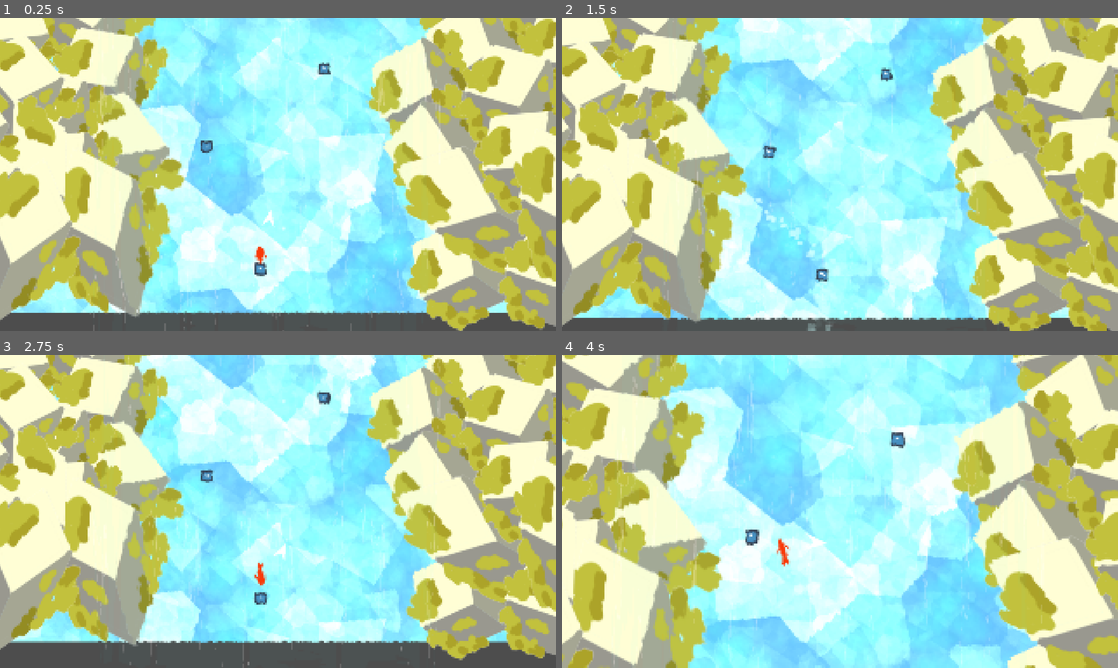
Above: before the commit, frames 1-4 (two rows, left to right).
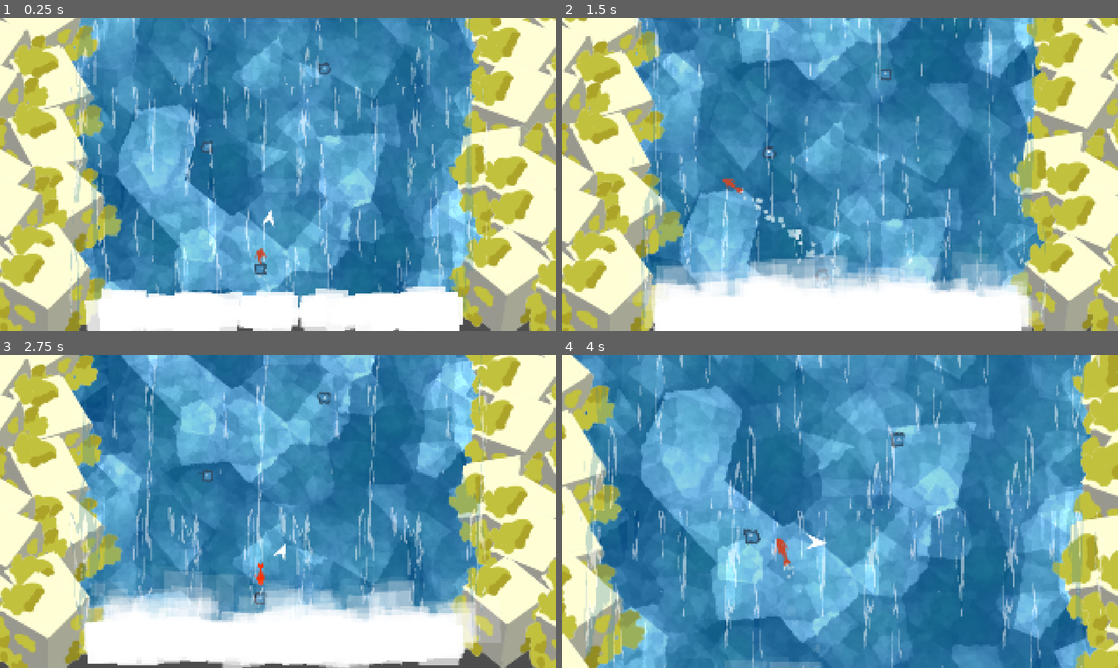
Above: after the commit, the same moments.

Repository: ojaskavathe/cascade
Game: Godot game, scene res://game.tscn
Two runs of this game, one before a commit and one after it. Both use one fixed random seed, a clock stepped at 60 frames per second and the inputs below. The engine's default icon, where the game draws it, is replaced by a stand-in: a white triangle on a blue panel in a dark square.
Inputs (mouse positions are in pixels of both pictures, inside the frame that each line leads up to):
- Up to frame 1 (0.25 s): no input
- Up to frame 2 (1.5 s): move the mouse to (962, 158) at 0.52 s; hold Space (jump) 0.53-1.28 s; hold D (right) from 0.53 s (still down); move the mouse to (728, 190) at 1.27 s; tap Space (jump) at 1.35 s
- Up to frame 3 (2.75 s): tap Space (jump) at 1.52, 1.82 s; move the mouse to (333, 442) at 2.02 s; release D (right) at 2.03 s; hold A (left) from 2.03 s (still down); hold Space (jump) from 2.03 s (still down)
- Up to frame 4 (4 s): move the mouse to (812, 574) at 2.77 s; release A (left) at 2.78 s; release Space (jump) at 2.78 s; hold D (right) from 2.78 s (still down); tap Space (jump) at 2.85, 3.02, 3.32 s; move the mouse to (1006, 558) at 3.52 s; hold Space (jump) from 3.53 s (still down)

The runs differ from the first frame. In frame 1, 92% of the frame differs, in the area x 0-100%, y 0-100%; in frame 2, 92%; in frame 3, 91%; in frame 4, 97%.

Commit message:
Waterfall stuff

Diff:
--- a/assets/shader/watefall.gdshader
+++ b/assets/shader/watefall.gdshader
@@ -66,8 +66,5 @@
 	color.a = mix(0.0, color.a, step(UV.x + vertical_edge_mask.x * 0.2, 0.92)); // Right edge
 	color.a = mix(color.a, 0.0, step(UV.x - vertical_edge_mask.x * 0.2, 0.08)); // Left edge
 
-	color.a = mix(0.0, color.a, step(UV.y + water_edge.y * 0.1, 0.95));  //Bottom edge
-	color.a = mix(color.a, 0.0, step(UV.y - water_edge.y * 0.05, 0.05)); //Top edge
-
 	COLOR = color;
 }
--- /dev/null
+++ b/entity/object/foam.tscn
@@ -0,0 +1,26 @@
+[gd_scene load_steps=2 format=3 uid="uid://ba2n4nf5j2cpv"]
+
+[sub_resource type="Gradient" id="Gradient_tow7n"]
+colors = PackedColorArray(1, 1, 1, 1, 1, 1, 1, 0)
+
+[node name="Foam" type="CPUParticles2D"]
+z_index = 10
+position = Vector2(640, 720)
+amount = 400
+emission_shape = 3
+emission_rect_extents = Vector2(400, 1)
+spread = 180.0
+gravity = Vector2(0, -160)
+initial_velocity_min = 20.0
+initial_velocity_max = 80.0
+radial_accel_min = 20.0
+radial_accel_max = 40.0
+tangential_accel_min = 10.0
+tangential_accel_max = 20.0
+damping_min = 6.0
+damping_max = 20.0
+angle_min = -5.0
+angle_max = 5.0
+scale_amount_min = 10.0
+scale_amount_max = 100.0
+color_ramp = SubResource("Gradient_tow7n")
--- /dev/null
+++ b/entity/object/rocks.tscn
@@ -0,0 +1,71 @@
+[gd_scene load_steps=2 format=3 uid="uid://468m7kol4t1"]
+
+[ext_resource type="Texture2D" uid="uid://c6mxwkdp6ri3e" path="res://assets/rock.png" id="1_wkciu"]
+
+[node name="Rocks" type="Node2D"]
+
+[node name="Rock10" type="Sprite2D" parent="."]
+position = Vector2(-24, 54)
+rotation = -0.58705
+texture = ExtResource("1_wkciu")
+
+[node name="Rock" type="Sprite2D" parent="."]
+position = Vector2(85.3944, 84.2917)
+rotation = 0.223386
+scale = Vector2(1, 1)
+texture = ExtResource("1_wkciu")
+
+[node name="Rock3" type="Sprite2D" parent="."]
+position = Vector2(-10.6056, 150.292)
+rotation = -0.164716
+texture = ExtResource("1_wkciu")
+
+[node name="Rock2" type="Sprite2D" parent="."]
+position = Vector2(105.394, 236.292)
+rotation = 0.498356
+texture = ExtResource("1_wkciu")
+
+[node name="Rock4" type="Sprite2D" parent="."]
+position = Vector2(-25, 249)
+rotation = -0.188821
+texture = ExtResource("1_wkciu")
+
+[node name="Rock6" type="Sprite2D" parent="."]
+position = Vector2(-59, 385)
+rotation = -0.676705
+texture = ExtResource("1_wkciu")
+
+[node name="Rock5" type="Sprite2D" parent="."]
+position = Vector2(96, 375)
+rotation = 0.555821
+scale = Vector2(1, 1)
+texture = ExtResource("1_wkciu")
+
+[node name="Rock7" type="Sprite2D" parent="."]
+position = Vector2(141, 499)
+rotation = 0.208753
+texture = ExtResource("1_wkciu")
+
+[node name="Rock8" type="Sprite2D" parent="."]
+position = Vector2(-8, 455)
+rotation = 0.00559744
+texture = ExtResource("1_wkciu")
+
+[node name="Rock11" type="Sprite2D" parent="."]
+position = Vector2(18, 525)
+rotation = -0.14556
+texture = ExtResource("1_wkciu")
+
+[node name="Rock9" type="Sprite2D" parent="."]
+position = Vector2(103, 646)
+rotation = 0.410074
+texture = ExtResource("1_wkciu")
+
+[node name="Rock13" type="Sprite2D" parent="."]
+position = Vector2(-59, 647)
+rotation = 0.161101
+texture = ExtResource("1_wkciu")
+
+[node name="Rock12" type="Sprite2D" parent="."]
+position = Vector2(117, 690)
+texture = ExtResource("1_wkciu")
--- a/entity/player/player.tscn
+++ b/entity/player/player.tscn
@@ -10,8 +10,8 @@
 radius = 36.0
 
 [sub_resource type="Gradient" id="Gradient_wsqn7"]
-offsets = PackedFloat32Array(0)
-colors = PackedColorArray(0.83, 1, 1, 1)
+offsets = PackedFloat32Array(0, 1e-05)
+colors = PackedColorArray(0.83, 1, 1, 1, 1, 1, 1, 1)
 
 [sub_resource type="GradientTexture2D" id="GradientTexture2D_37fvg"]
 gradient = SubResource("Gradient_wsqn7")
--- a/entity/waterfall/waterfall.gdshader
+++ /dev/null
@@ -1,73 +0,0 @@
-shader_type canvas_item;
-
-uniform vec2 scale;
-uniform float zoom; // Used for sprite script. Don't edit this value in the inspector.
-
-uniform sampler2D refraction_map: repeat_enable;
-uniform sampler2D water_mask: repeat_enable;
-
-uniform vec2 gap_stretch = vec2(0.8, 0.05);
-uniform vec2 refraction_stretch = vec2(2.0, 0.8);
-uniform float refraction_strength : hint_range(0.0, 0.5) = 0.2;
-
-uniform vec4 water_tint: source_color = vec4(0.2, 0.6, 1.0, 0.1);
-uniform vec4 water_highlight: source_color = vec4(1.0, 1.0, 1.0, 0.3);
-uniform float speed = 0.5;
-uniform float flow_gaps : hint_range(0.0, 1.0) = 0.33;
-uniform float highlight_width : hint_range(0.0, 0.3) = 0.02;
-
-uniform sampler2D SCREEN_TEXTURE: hint_screen_texture, filter_linear_mipmap;
-
-void fragment()
-{
-	// Get the two noise textures and make them move on the y axis. The gaps move twice as fast as the refraction, but you can tweak this by changing (speed * 0.5)
-	vec2 refraction_offset = texture(refraction_map, vec2(UV.x, UV.y + -TIME * speed * 0.5) * scale * refraction_stretch).xy;
-	vec2 gap_mask = texture(water_mask, vec2(UV.x, UV.y + -TIME * speed) * scale * gap_stretch).xy;
-
-	// Set values between -0.5 and 0.5 (instead of 0 and 1). Otherwise the reflection will move whith increased refraction_strength
-	refraction_offset -= 0.5;
-
-	// Get the screen texture and distort it
-	vec4 refraction = texture(SCREEN_TEXTURE, SCREEN_UV - refraction_offset * refraction_strength * zoom);
-
-	// Create holes and apply colors and textures //
-	vec4 color = vec4(1.0);
-
-	// Define what values will be the water highlight color (the gap border)
-	float inner_edge = flow_gaps + highlight_width;
-
-	// See if the pixel is within the edges range and use the water colors alpha to blend between showing color or refraction texture.
-	if (gap_mask.x < inner_edge)
-	{
-		color.rgb = mix(refraction.rgb, water_highlight.rgb, water_highlight.a);
-	}
-	else
-	{
-		color.rgb = mix(refraction.rgb, water_tint.rgb, water_tint.a);
-	}
-
-	// If the value is below the gap threshhold make it transparent (a gap)
-	if (gap_mask.x < flow_gaps)
-	{
-		color.a = 0.0;
-	}
-
-
-	// Crate Edge Shape //
-
-	// Set the shape for the top and bottom edges. Use water_mask as shape but with other values to flatten it out horizontally.
-	vec2 water_edge = texture(water_mask, vec2(UV.x, UV.y + -TIME * 0.1) * scale * vec2(0.15, 0.6)).xy;
-	water_edge -= 0.5;
-
-	// Use the same mask as for the gaps for left and right edge.
-	vec2 vertical_edge_mask = gap_mask - 0.5;
-
-	// Apply the new masks to the edges. This will make the wobble effect.
-	color.a = mix(0.0, color.a, step(UV.x + vertical_edge_mask.x * 0.2, 0.92)); // Right edge
-	color.a = mix(color.a, 0.0, step(UV.x - vertical_edge_mask.x * 0.2, 0.08)); // Left edge
-
-	color.a = mix(0.0, color.a, step(UV.y + water_edge.y * 0.1, 0.95));  //Bottom edge
-	color.a = mix(color.a, 0.0, step(UV.y - water_edge.y * 0.05, 0.05)); //Top edge
-
-	COLOR = color;
-}
--- a/entity/waterfall/waterfall.tscn
+++ b/entity/waterfall/waterfall.tscn
@@ -17,15 +17,15 @@
 [sub_resource type="ShaderMaterial" id="ShaderMaterial_jwthj"]
 shader = ExtResource("1_uaryd")
 shader_parameter/scale = Vector2(5, 5)
-shader_parameter/zoom = 0.374577
+shader_parameter/zoom = 0.561231
 shader_parameter/gap_stretch = Vector2(0.8, 0.05)
 shader_parameter/refraction_stretch = Vector2(2, 0.8)
 shader_parameter/refraction_strength = 0.008
-shader_parameter/water_tint = Color(0.2, 0.733333, 1, 0.368627)
-shader_parameter/water_highlight = Color(1, 1, 1, 0.658824)
+shader_parameter/water_tint = Color(0.2, 0.513726, 0.654902, 0.27451)
+shader_parameter/water_highlight = Color(1, 1, 1, 0.501961)
 shader_parameter/speed = 1.1
 shader_parameter/flow_gaps = 0.22
-shader_parameter/highlight_width = 0.02
+shader_parameter/highlight_width = 0.04
 shader_parameter/refraction_map = SubResource("NoiseTexture2D_hqa1d")
 shader_parameter/water_mask = SubResource("NoiseTexture2D_31dha")
 
--- a/entity/waterfall/waterfall_background.tscn
+++ b/entity/waterfall/waterfall_background.tscn
@@ -1,7 +1,21 @@
-[gd_scene load_steps=11 format=3 uid="uid://bohi4cl1p4ipa"]
+[gd_scene load_steps=15 format=3 uid="uid://bohi4cl1p4ipa"]
 
 [ext_resource type="Shader" path="res://assets/shader/pan.gdshader" id="1_8apah"]
 [ext_resource type="Shader" path="res://assets/shader/pan_add.gdshader" id="1_ql1qe"]
+[ext_resource type="Shader" path="res://assets/shader/pan_mul.gdshader" id="1_ue130"]
+
+[sub_resource type="ShaderMaterial" id="ShaderMaterial_vjt7s"]
+shader = ExtResource("1_ue130")
+shader_parameter/speed = Vector2(0, -1)
+
+[sub_resource type="Gradient" id="Gradient_6g36d"]
+offsets = PackedFloat32Array(0, 0.00649351)
+colors = PackedColorArray(0, 0.568627, 0.270588, 0.501961, 0, 0.372549, 0.486275, 0.509804)
+
+[sub_resource type="GradientTexture2D" id="GradientTexture2D_8m2w8"]
+gradient = SubResource("Gradient_6g36d")
+width = 1280
+height = 720
 
 [sub_resource type="ShaderMaterial" id="ShaderMaterial_37jl8"]
 shader = ExtResource("1_ql1qe")
@@ -46,6 +60,11 @@
 
 [node name="WaterfallBackground" type="Node2D"]
 
+[node name="Multiply" type="Sprite2D" parent="."]
+material = SubResource("ShaderMaterial_vjt7s")
+texture = SubResource("GradientTexture2D_8m2w8")
+centered = false
+
 [node name="Overlay" type="Sprite2D" parent="."]
 material = SubResource("ShaderMaterial_37jl8")
 texture = SubResource("NoiseTexture2D_mvyda")
--- a/level/debug_0.tscn
+++ b/level/debug_0.tscn
@@ -1,114 +1,15 @@
-[gd_scene load_steps=16 format=3 uid="uid://ctjtcrv6lr21"]
+[gd_scene load_steps=11 format=3 uid="uid://clyk282cyamie"]
 
-[ext_resource type="PackedScene" uid="uid://v743cd1td7ir" path="res://entity/object/jump_point.tscn" id="4_acxa1"]
-[ext_resource type="PackedScene" uid="uid://cnb5n82ek6hwi" path="res://entity/object/bottom_kill_zone.tscn" id="4_ohvmd"]
-[ext_resource type="PackedScene" path="res://entity/waterfall/waterfall_background.tscn" id="4_vcpn8"]
-[ext_resource type="PackedScene" uid="uid://db6esycu3r0ut" path="res://entity/waterfall/waterfall.tscn" id="5_fw8eb"]
-[ext_resource type="Shader" path="res://assets/shader/pixelate.gdshader" id="6_w3gqr"]
-[ext_resource type="Texture2D" uid="uid://c6mxwkdp6ri3e" path="res://assets/rock.png" id="7_58dig"]
-
-[sub_resource type="Shader" id="Shader_tp7pu"]
-code = "shader_type canvas_item;
-
-uniform vec2 scale;
-uniform float zoom; // Used for sprite script. Don't edit this value in the inspector.
-
-uniform sampler2D refraction_map: repeat_enable;
-uniform sampler2D water_mask: repeat_enable;
-
-uniform vec2 gap_stretch = vec2(0.8, 0.05);
-uniform vec2 refraction_stretch = vec2(2.0, 0.8);
-uniform float refraction_strength : hint_range(0.0, 0.5) = 0.2;
-
-uniform vec4 water_tint: source_color = vec4(0.2, 0.6, 1.0, 0.1);
-uniform vec4 water_highlight: source_color = vec4(1.0, 1.0, 1.0, 0.3);
-uniform float speed = 0.5;
-uniform float flow_gaps : hint_range(0.0, 1.0) = 0.33;
-uniform float highlight_width : hint_range(0.0, 0.3) = 0.02;
-
-uniform sampler2D SCREEN_TEXTURE: hint_screen_texture, filter_linear_mipmap;
-
-void fragment()
-{
-	// Get the two noise textures and make them move on the y axis. The gaps move twice as fast as the refraction, but you can tweak this by changing (speed * 0.5)
-	vec2 refraction_offset = texture(refraction_map, vec2(UV.x, UV.y + -TIME * speed * 0.5) * scale * refraction_stretch).xy;
-	vec2 gap_mask = texture(water_mask, vec2(UV.x, UV.y + -TIME * speed) * scale * gap_stretch).xy;
-
-	// Set values between -0.5 and 0.5 (instead of 0 and 1). Otherwise the reflection will move whith increased refraction_strength
-	refraction_offset -= 0.5;
-
-	// Get the screen texture and distort it
-	vec4 refraction = texture(SCREEN_TEXTURE, SCREEN_UV - refraction_offset * refraction_strength * zoom);
-
-	// Create holes and apply colors and textures //
-	vec4 color = vec4(1.0);
-
-	// Define what values will be the water highlight color (the gap border)
-	float inner_edge = flow_gaps + highlight_width;
-
-	// See if the pixel is within the edges range and use the water colors alpha to blend between showing color or refraction texture.
-	if (gap_mask.x < inner_edge)
-	{
-		color.rgb = mix(refraction.rgb, water_highlight.rgb, water_highlight.a);
-	}
-	else
-	{
-		color.rgb = mix(refraction.rgb, water_tint.rgb, water_tint.a);
-	}
-
-	// If the value is below the gap threshhold make it transparent (a gap)
-	if (gap_mask.x < flow_gaps)
-	{
-		color.a = 0.0;
-	}
-
-
-	// Crate Edge Shape //
-
-	// Set the shape for the top and bottom edges. Use water_mask as shape but with other values to flatten it out horizontally.
-	vec2 water_edge = texture(water_mask, vec2(UV.x, UV.y + -TIME * 0.1) * scale * vec2(0.15, 0.6)).xy;
-	water_edge -= 0.5;
-
-	// Use the same mask as for the gaps for left and right edge.
-	vec2 vertical_edge_mask = gap_mask - 0.5;
-
-	// Apply the new masks to the edges. This will make the wobble effect.
-	color.a = mix(0.0, color.a, step(UV.x + vertical_edge_mask.x * 0.2, 0.92)); // Right edge
-	color.a = mix(color.a, 0.0, step(UV.x - vertical_edge_mask.x * 0.2, 0.08)); // Left edge
-
-	color.a = mix(0.0, color.a, step(UV.y + water_edge.y * 0.1, 0.95));  //Bottom edge
-	color.a = mix(color.a, 0.0, step(UV.y - water_edge.y * 0.05, 0.05)); //Top edge
-
-	COLOR = color;
-}"
-
-[sub_resource type="FastNoiseLite" id="FastNoiseLite_suqgc"]
-
-[sub_resource type="NoiseTexture2D" id="NoiseTexture2D_hqa1d"]
-noise = SubResource("FastNoiseLite_suqgc")
-
-[sub_resource type="FastNoiseLite" id="FastNoiseLite_v8kov"]
-
-[sub_resource type="NoiseTexture2D" id="NoiseTexture2D_31dha"]
-noise = SubResource("FastNoiseLite_v8kov")
-
-[sub_resource type="ShaderMaterial" id="ShaderMaterial_b0sun"]
-shader = SubResource("Shader_tp7pu")
-shader_parameter/scale = Vector2(5, 5)
-shader_parameter/zoom = 0.235969
-shader_parameter/gap_stretch = Vector2(0.8, 0.05)
-shader_parameter/refraction_stretch = Vector2(2, 0.8)
-shader_parameter/refraction_strength = 0.008
-shader_parameter/water_tint = Color(0.2, 1, 0.973333, 0.0313726)
-shader_parameter/water_highlight = Color(1, 1, 1, 0.3)
-shader_parameter/speed = 1.1
-shader_parameter/flow_gaps = 0.22
-shader_parameter/highlight_width = 0.02
-shader_parameter/refraction_map = SubResource("NoiseTexture2D_hqa1d")
-shader_parameter/water_mask = SubResource("NoiseTexture2D_31dha")
+[ext_resource type="PackedScene" uid="uid://v743cd1td7ir" path="res://entity/object/jump_point.tscn" id="1_menrk"]
+[ext_resource type="PackedScene" uid="uid://db6esycu3r0ut" path="res://entity/waterfall/waterfall.tscn" id="2_xpit8"]
+[ext_resource type="Shader" path="res://assets/shader/pixelate.gdshader" id="3_fia7y"]
+[ext_resource type="PackedScene" uid="uid://bohi4cl1p4ipa" path="res://entity/waterfall/waterfall_background.tscn" id="4_15rjf"]
+[ext_resource type="PackedScene" uid="uid://ba2n4nf5j2cpv" path="res://entity/object/foam.tscn" id="5_r1cte"]
+[ext_resource type="PackedScene" uid="uid://cnb5n82ek6hwi" path="res://entity/object/bottom_kill_zone.tscn" id="6_ptu0k"]
+[ext_resource type="PackedScene" uid="uid://468m7kol4t1" path="res://entity/object/rocks.tscn" id="7_5scwj"]
 
 [sub_resource type="ShaderMaterial" id="ShaderMaterial_0v5xe"]
-shader = ExtResource("6_w3gqr")
+shader = ExtResource("3_fia7y")
 shader_parameter/x = 320
 shader_parameter/y = 180
 
@@ -122,26 +23,26 @@
 
 [node name="Debug0" type="Node2D"]
 
-[node name="Spawn" parent="." groups=["spawn_point"] instance=ExtResource("4_acxa1")]
+[node name="Spawn" parent="." groups=["spawn_point"] instance=ExtResource("1_menrk")]
 position = Vector2(602, 620)
 
-[node name="JumpPoint2" parent="." instance=ExtResource("4_acxa1")]
+[node name="JumpPoint2" parent="." instance=ExtResource("1_menrk")]
 position = Vector2(479, 338)
 
-[node name="JumpPoint3" parent="." instance=ExtResource("4_acxa1")]
+[node name="JumpPoint3" parent="." instance=ExtResource("1_menrk")]
 position = Vector2(748, 159)
 
-[node name="JumpPoint4" parent="." instance=ExtResource("4_acxa1")]
+[node name="JumpPoint4" parent="." instance=ExtResource("1_menrk")]
 position = Vector2(401, -19)
 
-[node name="waterfall" parent="." instance=ExtResource("5_fw8eb")]
+[node name="waterfall" parent="." instance=ExtResource("2_xpit8")]
 z_index = 2
-material = SubResource("ShaderMaterial_b0sun")
-position = Vector2(612.11, 338.74)
-scale = Vector2(6.669, 7.523)
+position = Vector2(640, 360)
+scale = Vector2(8, 5.6)
 metadata/_edit_lock_ = true
 
 [node name="PixelPostProcess" type="CanvasLayer" parent="."]
+layer = 100
 
 [node name="ColorRect" type="ColorRect" parent="PixelPostProcess"]
 material = SubResource("ShaderMaterial_0v5xe")
@@ -152,10 +53,12 @@
 grow_vertical = 2
 metadata/_edit_use_anchors_ = true
 
-[node name="WaterfallBackground" parent="." instance=ExtResource("4_vcpn8")]
+[node name="WaterfallBackground" parent="." instance=ExtResource("4_15rjf")]
 z_index = -2
 
-[node name="BottomKillzone" parent="." instance=ExtResource("4_ohvmd")]
+[node name="Foam" parent="." instance=ExtResource("5_r1cte")]
+
+[node name="BottomKillzone" parent="." instance=ExtResource("6_ptu0k")]
 position = Vector2(0, 714)
 
 [node name="Bounds" type="StaticBody2D" parent="."]
@@ -169,141 +72,7 @@
 position = Vector2(0, 648)
 shape = SubResource("WorldBoundaryShape2D_5m7jm")
 
-[node name="rocks" type="Node2D" parent="."]
+[node name="Rocks" parent="." instance=ExtResource("7_5scwj")]
 
-[node name="Rock" type="Sprite2D" parent="rocks"]
-position = Vector2(220, 42)
-texture = ExtResource("7_58dig")
-
-[node name="Rock2" type="Sprite2D" parent="rocks"]
-position = Vector2(258, 179)
-rotation = -0.358175
-texture = ExtResource("7_58dig")
-
-[node name="Rock3" type="Sprite2D" parent="rocks"]
-position = Vector2(264, 345)
-rotation = 0.503223
-scale = Vector2(1.25068, 0.960358)
-texture = ExtResource("7_58dig")
-
-[node name="Rock5" type="Sprite2D" parent="rocks"]
-position = Vector2(127.513, 272.315)
-rotation = -0.232656
-texture = ExtResource("7_58dig")
-
-[node name="Rock6" type="Sprite2D" parent="rocks"]
-position = Vector2(165.513, 409.315)
-rotation = -0.590831
-texture = ExtResource("7_58dig")
-
-[node name="Rock4" type="Sprite2D" parent="rocks"]
-position = Vector2(260, 540)
-rotation = -0.275386
-scale = Vector2(0.975559, 1.61553)
-texture = ExtResource("7_58dig")
-
-[node name="Rock14" type="Sprite2D" parent="rocks"]
-position = Vector2(5.72784, 78.2446)
-rotation = 0.682377
-texture = ExtResource("7_58dig")
-
-[node name="Rock15" type="Sprite2D" parent="rocks"]
-position = Vector2(43.7278, 215.245)
-rotation = 0.324202
-texture = ExtResource("7_58dig")
-
-[node name="Rock16" type="Sprite2D" parent="rocks"]
-position = Vector2(49.7279, 381.245)
-rotation = 1.1856
-scale = Vector2(1.25068, 0.960358)
-texture = ExtResource("7_58dig")
-
-[node name="Rock17" type="Sprite2D" parent="rocks"]
-position = Vector2(-86.7593, 308.56)
-rotation = 0.449721
-texture = ExtResource("7_58dig")
-
-[node name="Rock18" type="Sprite2D" parent="rocks"]
-position = Vector2(-48.7593, 445.56)
-rotation = 0.0915458
-texture = ExtResource("7_58dig")
-
-[node name="Rock19" type="Sprite2D" parent="rocks"]
-position = Vector2(45.7278, 576.245)
-rotation = 0.406991
-scale = Vector2(0.975559, 1.61553)
-texture = ExtResource("7_58dig")
-
-[node name="Rock7" type="Sprite2D" parent="rocks"]
-position = Vector2(1077.17, -32.2296)
-rotation = -0.777113
-texture = ExtResource("7_58dig")
-
-[node name="Rock8" type="Sprite2D" parent="rocks"]
-position = Vector2(1115.17, 104.77)
-rotation = -1.13529
-texture = ExtResource("7_58dig")
-
-[node name="Rock9" type="Sprite2D" parent="rocks"]
-position = Vector2(1121.17, 270.77)
-rotation = -0.27389
-scale = Vector2(1.25068, 0.960358)
-texture = ExtResource("7_58dig")
-
-[node name="Rock10" type="Sprite2D" parent="rocks"]
-position = Vector2(984.683, 198.086)
-rotation = -1.00977
-texture = ExtResource("7_58dig")
-
-[node name="Rock13" type="Sprite2D" parent="rocks"]
-position = Vector2(1077, 616)
-rotation = -0.952852
-texture = ExtResource("7_58dig")
-
-[node name="Rock11" type="Sprite2D" parent="rocks"]
-position = Vector2(1022.68, 335.086)
-rotation = -1.36794
-texture = ExtResource("7_58dig")
-
-[node name="Rock12" type="Sprite2D" parent="rocks"]
-position = Vector2(1117.17, 465.77)
-rotation = -1.0525
-scale = Vector2(0.975559, 1.61553)
-texture = ExtResource("7_58dig")
-
-[node name="Rock20" type="Sprite2D" parent="rocks"]
-position = Vector2(1289.17, -6.22958)
-rotation = -0.0194154
-texture = ExtResource("7_58dig")
-
-[node name="Rock21" type="Sprite2D" parent="rocks"]
-position = Vector2(1327.17, 130.77)
-rotation = -0.377591
-texture = ExtResource("7_58dig")
-
-[node name="Rock22" type="Sprite2D" parent="rocks"]
-position = Vector2(1333.17, 296.77)
-rotation = 0.483808
-scale = Vector2(1.25068, 0.960358)
-texture = ExtResource("7_58dig")
-
-[node name="Rock23" type="Sprite2D" parent="rocks"]
-position = Vector2(1196.68, 224.086)
-rotation = -0.252072
-texture = ExtResource("7_58dig")
-
-[node name="Rock24" type="Sprite2D" parent="rocks"]
-position = Vector2(1289, 642)
-rotation = -0.195154
-texture = ExtResource("7_58dig")
-
-[node name="Rock25" type="Sprite2D" parent="rocks"]
-position = Vector2(1234.68, 361.086)
-rotation = -0.610247
-texture = ExtResource("7_58dig")
-
-[node name="Rock26" type="Sprite2D" parent="rocks"]
-position = Vector2(1329.17, 491.77)
-rotation = -0.294802
-scale = Vector2(0.975559, 1.61553)
-texture = ExtResource("7_58dig")
+[node name="Rocks2" parent="." instance=ExtResource("7_5scwj")]
+position = Vector2(1236, 12)
--- a/project.godot
+++ b/project.godot
@@ -24,6 +24,10 @@
 window/size/viewport_width=1280
 window/size/viewport_height=720
 
+[global_group]
+
+spawn_point=""
+
 [input]
 
 jump={
Not shown: 1 places in entity/object/bottom_kill_zone.tscn that only renumber resources
Not shown: 1 places in game.tscn that only renumber resources
